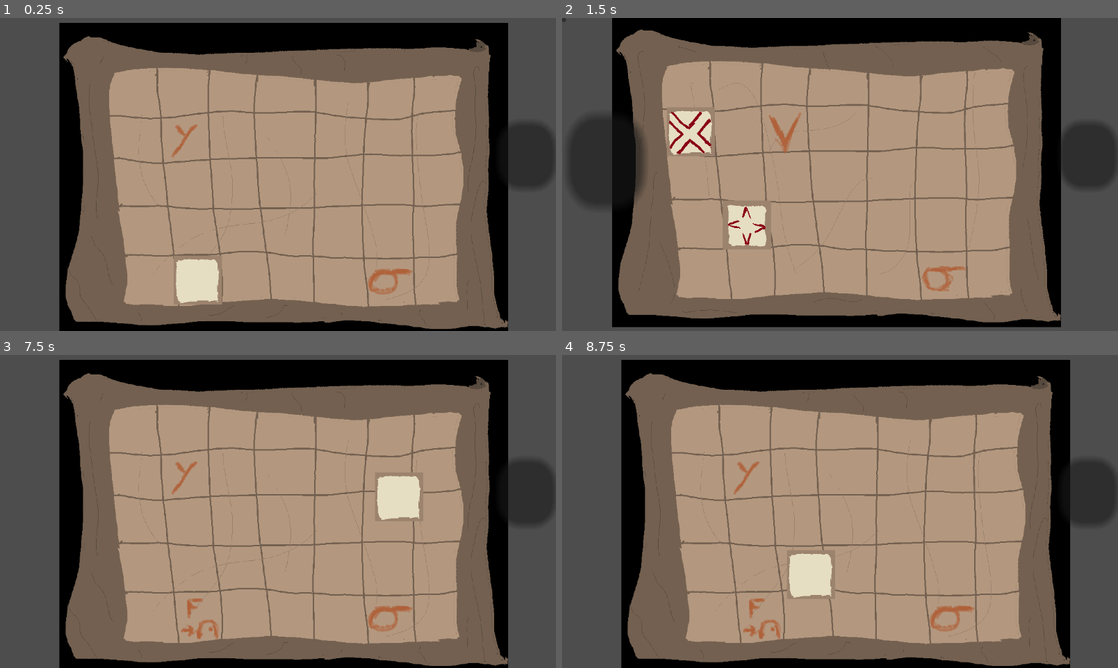
Above: before the commit, frames 1-4 (two rows, left to right).
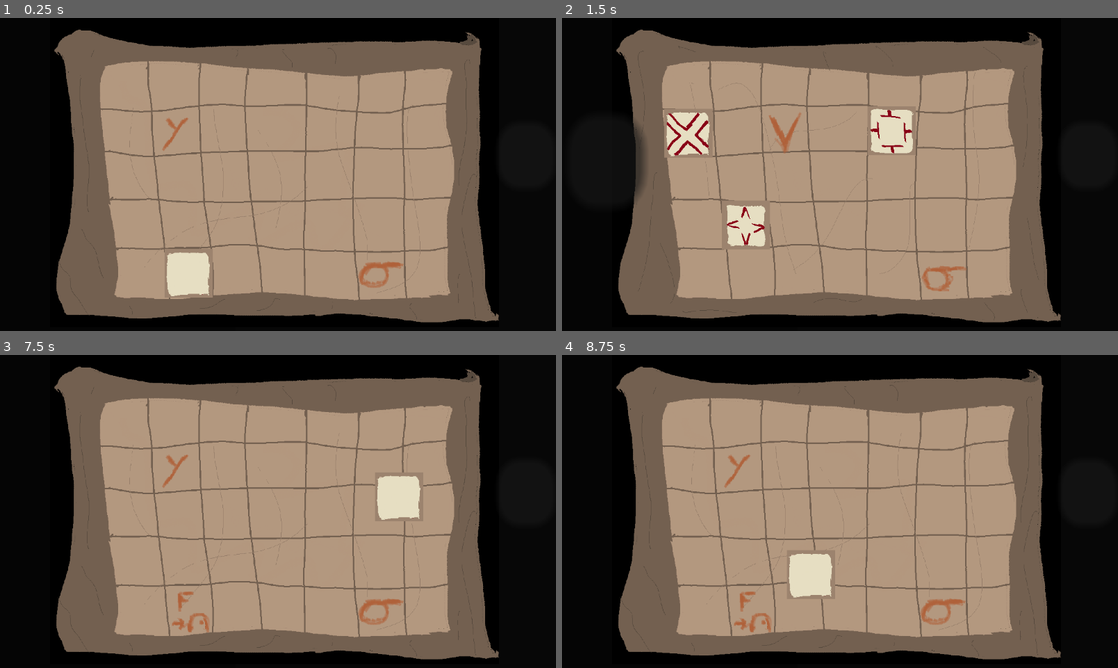
Above: after the commit, the same moments.

Repository: FlorianLesieur/UniJamTeam2Coop
Game: Godot game, scene res://Scenes/Esprit/GameSpirit.tscn
Two runs of this game, one before a commit and one after it. Both use one fixed random seed, a clock stepped at 60 frames per second and the inputs below. The project has no main scene, so this scene is started directly. The engine's default icon, where the game draws it, is replaced by a stand-in: a white triangle on a blue panel in a dark square.
Inputs (mouse positions are in pixels of both pictures, inside the frame that each line leads up to; where the layout moved, square brackets give the same spot in the first picture):
- Up to frame 1 (0.25 s): no input
- Up to frame 2 (1.5 s): click (1090, 155) at 0.5 s; click (890, 212) at 1.27 s
- Up to frame 3 (7.5 s): click (127, 470) at 2.02 s; click (189, 561) at 2.77 s; click (183, 561) at 3.52 s; click (0, 358) at 4.27 s; click (328, 467) at 5.02 s; click (44, 498) at 5.75 s; click (189, 611) [200, 617] at 6.5 s; tap Enter at 7.25 s; move the mouse to (400, 495) at 7.27 s; hold Right (Right) from 7.28 s (still down); tap F (Interact) at 7.35 s; click (400, 495) at 7.42 s
- Up to frame 4 (8.75 s): release Right (Right) at 8 s; tap Space at 8 s; drag from (728, 527) to (812, 574) at 8.02 s

The runs differ from the first frame. In frame 1, 38% of the frame differs, in the area x 0-100%, y 0-100%; in frame 2, 22%; in frame 3, 38%; in frame 4, 38%.

Commit message:
room2,3 et 4 terminées

Diff:
--- a/Scenes/Esprit/GameSpirit.tscn
+++ b/Scenes/Esprit/GameSpirit.tscn
@@ -4,11 +4,13 @@
 [ext_resource type="PackedScene" uid="uid://c4vpmm2hwe3j2" path="res://Scenes/Esprit/RoomSpirit.tscn" id="2_3ahv2"]
 [ext_resource type="Texture2D" uid="uid://cpaqlccniw7c6" path="res://Assets/Esprit/Maps/Map_1.png" id="3_ppguh"]
 [ext_resource type="Texture2D" uid="uid://b2onp7e1qovco" path="res://Assets/Esprit/Pillars/White_Pillar_Top.png" id="4_3ahv2"]
-[ext_resource type="Texture2D" uid="uid://hjltqpd7olgc" path="res://Assets/icon.svg" id="4_tldpl"]
 [ext_resource type="Script" uid="uid://dq8d15t07mjj" path="res://Scripts/Esprit/Piece.gd" id="5_3ahv2"]
 [ext_resource type="Texture2D" uid="uid://i76a5i82rd2h" path="res://Assets/Esprit/Maps/Map_2.png" id="6_tldpl"]
 [ext_resource type="Texture2D" uid="uid://d1dd4cmxnbjne" path="res://Assets/Esprit/Pillars/X_Pillar_Top.png" id="8_fhdtl"]
 [ext_resource type="Texture2D" uid="uid://ce5xacky5r3rb" path="res://Assets/Esprit/Pillars/Diamond_Pillar_Top.png" id="9_8ol5l"]
+[ext_resource type="Texture2D" uid="uid://dt3xd2vtp550n" path="res://Assets/Esprit/Pillars/T_Pillar_Top.png" id="9_w5e7p"]
+[ext_resource type="Texture2D" uid="uid://b4skgf5lmasfl" path="res://Assets/Esprit/Maps/Map_3.png" id="10_8ol5l"]
+[ext_resource type="Texture2D" uid="uid://da2oknrwtqijd" path="res://Assets/Esprit/Maps/Map_4.png" id="11_w5e7p"]
 
 [sub_resource type="Gradient" id="Gradient_c0dwe"]
 offsets = PackedFloat32Array(0.006024096, 0.43975905, 0.48795182, 1)
@@ -16,6 +18,13 @@
 
 [sub_resource type="GradientTexture1D" id="GradientTexture1D_jyycw"]
 gradient = SubResource("Gradient_c0dwe")
+
+[sub_resource type="Gradient" id="Gradient_w5e7p"]
+
+[sub_resource type="GradientTexture2D" id="GradientTexture2D_riqys"]
+gradient = SubResource("Gradient_w5e7p")
+fill_from = Vector2(1, 1)
+fill_to = Vector2(1, 1)
 
 [node name="GameSpirit" type="Control" unique_id=1736079434 node_paths=PackedStringArray("rooms")]
 layout_mode = 3
@@ -25,10 +34,9 @@
 grow_horizontal = 2
 grow_vertical = 2
 script = ExtResource("1_3utc4")
-rooms = [NodePath("Room1"), NodePath("Room2"), NodePath("RoomSpirit3")]
+rooms = [NodePath("Room1"), NodePath("Room2"), NodePath("Room3"), NodePath("Room4")]
 
 [node name="Sprite2D" type="Sprite2D" parent="." unique_id=1940475652]
-visible = false
 position = Vector2(488, 269)
 scale = Vector2(6826.9907, 1018.93976)
 texture = SubResource("GradientTexture1D_jyycw")
@@ -40,16 +48,16 @@
 keys = Array[Vector2]([Vector2(-10, -20)])
 
 [node name="Map1" type="Sprite2D" parent="Room1" unique_id=653288189]
-position = Vector2(588, 332.00003)
+position = Vector2(569, 318)
 scale = Vector2(0.79999995, 0.79999995)
 texture = ExtResource("3_ppguh")
 
 [node name="White_Pillar" type="Button" parent="Room1" unique_id=727971869]
 layout_mode = 0
-offset_left = 360.0
-offset_top = 492.0
-offset_right = 460.0
-offset_bottom = 593.0
+offset_left = 341.0
+offset_top = 478.0
+offset_right = 441.0
+offset_bottom = 579.0
 flat = true
 script = ExtResource("5_3ahv2")
 metadata/_custom_type_script = "uid://dq8d15t07mjj"
@@ -71,78 +79,104 @@
 texture = ExtResource("4_3ahv2")
 
 [node name="Room2" parent="." unique_id=804344434 node_paths=PackedStringArray("pieces") instance=ExtResource("2_3ahv2")]
+visible = false
 layout_mode = 1
-pieces = [NodePath("Diamond"), NodePath("Piece2"), NodePath("Piece3")]
-keys = Array[Vector2]([Vector2(300, 250), Vector2(700, 250), Vector2(0, 0)])
+pieces = [NodePath("D"), NodePath("X"), NodePath("T")]
+keys = Array[Vector2]([Vector2(685, 533), Vector2(460, 229), Vector2(381, 426)])
 
 [node name="Map2" type="Sprite2D" parent="Room2" unique_id=2039060626]
 position = Vector2(569, 318)
 scale = Vector2(0.8, 0.8)
 texture = ExtResource("6_tldpl")
 
-[node name="Sprite2D4" type="Sprite2D" parent="Room2" unique_id=724058428]
-position = Vector2(-97, 356)
-texture = ExtResource("4_tldpl")
-
-[node name="Piece2" type="Button" parent="Room2" unique_id=1560612433]
+[node name="X" type="Button" parent="Room2" unique_id=1560612433]
 layout_mode = 0
-offset_left = 631.0
-offset_top = 352.0
-offset_right = 731.0
-offset_bottom = 452.0
+offset_left = 212.0
+offset_top = 188.0
+offset_right = 312.0
+offset_bottom = 288.0
 flat = true
 script = ExtResource("5_3ahv2")
 metadata/_custom_type_script = "uid://dq8d15t07mjj"
 
-[node name="TextureRect" type="TextureRect" parent="Room2/Piece2" unique_id=1950855557]
+[node name="TextureRect" type="TextureRect" parent="Room2/X" unique_id=1950855557]
 layout_mode = 0
-offset_left = -414.0
-offset_top = -167.0
-offset_right = 353.0
-offset_bottom = 609.0
+offset_right = 767.0
+offset_bottom = 776.0
 scale = Vector2(0.13, 0.13)
 texture = ExtResource("8_fhdtl")
 
-[node name="Diamond" type="Button" parent="Room2" unique_id=780075951]
+[node name="D" type="Button" parent="Room2" unique_id=780075951]
 layout_mode = 0
-offset_left = 342.0
+offset_left = 331.0
 offset_top = 378.0
-offset_right = 442.0
+offset_right = 431.0
 offset_bottom = 478.0
 flat = true
 script = ExtResource("5_3ahv2")
 metadata/_custom_type_script = "uid://dq8d15t07mjj"
 
-[node name="TextureRect" type="TextureRect" parent="Room2/Diamond" unique_id=111133853]
+[node name="TextureRect" type="TextureRect" parent="Room2/D" unique_id=111133853]
 layout_mode = 0
-offset_left = -9.0
-offset_right = 758.0
+offset_right = 767.0
 offset_bottom = 776.0
 scale = Vector2(0.13, 0.13)
 texture = ExtResource("9_8ol5l")
 
-[node name="Piece3" type="Button" parent="Room2" unique_id=1239340210]
+[node name="T" type="Button" parent="Room2" unique_id=1239340210]
 layout_mode = 0
-offset_right = 8.0
-offset_bottom = 8.0
+offset_left = 633.0
+offset_top = 183.0
+offset_right = 733.0
+offset_bottom = 283.0
+flat = true
 script = ExtResource("5_3ahv2")
 metadata/_custom_type_script = "uid://dq8d15t07mjj"
 
-[node name="RoomSpirit3" parent="." unique_id=1809866431 node_paths=PackedStringArray("pieces") instance=ExtResource("2_3ahv2")]
+[node name="TextureRect" type="TextureRect" parent="Room2/T" unique_id=1763598579]
+layout_mode = 0
+offset_right = 40.0
+offset_bottom = 40.0
+scale = Vector2(0.13, 0.13)
+texture = ExtResource("9_w5e7p")
+
+[node name="Room3" parent="." unique_id=1809866431 node_paths=PackedStringArray("pieces") instance=ExtResource("2_3ahv2")]
 visible = false
 layout_mode = 1
 pieces = [NodePath("Piece")]
-keys = Array[Vector2]([Vector2(400, 250)])
+keys = Array[Vector2]([Vector2(-148, -39)])
 
-[node name="Sprite2D4" type="Sprite2D" parent="RoomSpirit3" unique_id=1179183449]
-position = Vector2(400, 250)
-texture = ExtResource("4_tldpl")
+[node name="Map3" type="Sprite2D" parent="Room3" unique_id=211320048]
+position = Vector2(577, 309)
+texture = ExtResource("10_8ol5l")
 
-[node name="Piece" type="Button" parent="RoomSpirit3" unique_id=1961517639]
+[node name="Piece" type="Button" parent="Room3" unique_id=727939232]
+custom_minimum_size = Vector2(0, 0.055)
 layout_mode = 0
-offset_right = 8.0
-offset_bottom = 8.0
-icon = ExtResource("4_tldpl")
+offset_left = -148.0
+offset_top = -39.0
+offset_right = -48.0
+offset_bottom = 61.0
+script = ExtResource("5_3ahv2")
+metadata/_custom_type_script = "uid://dq8d15t07mjj"
+
+[node name="Room4" parent="." unique_id=1936581324 node_paths=PackedStringArray("pieces") instance=ExtResource("2_3ahv2")]
+layout_mode = 1
+pieces = [NodePath("EasterEgg")]
+keys = Array[Vector2]([Vector2(511, 273)])
+
+[node name="Map4" type="Sprite2D" parent="Room4" unique_id=1067082736]
+position = Vector2(584, 304)
+scale = Vector2(0.6, 0.6)
+texture = ExtResource("11_w5e7p")
+
+[node name="EasterEgg" type="Button" parent="Room4" unique_id=682814415]
+layout_mode = 0
+offset_left = 8.0
+offset_top = 14.0
+offset_right = 58.0
+offset_bottom = 64.0
+icon = SubResource("GradientTexture2D_riqys")
 flat = true
 script = ExtResource("5_3ahv2")
 metadata/_custom_type_script = "uid://dq8d15t07mjj"
--- a/Scripts/Esprit/GameSpirit.gd
+++ b/Scripts/Esprit/GameSpirit.gd
@@ -17,7 +17,7 @@
 @warning_ignore("unused_parameter")
 func _process(delta: float) -> void:
 	if (rooms[indice].all_placed()&&indice<len(rooms)-1):
-		rooms[indice].show_next_button()
+		pass
 func move_to_prev():
 	rooms[indice].visible=false
 	indice-=1
Not shown, added: Assets/Esprit/Pillars/T_Pillar_Top.png.import
